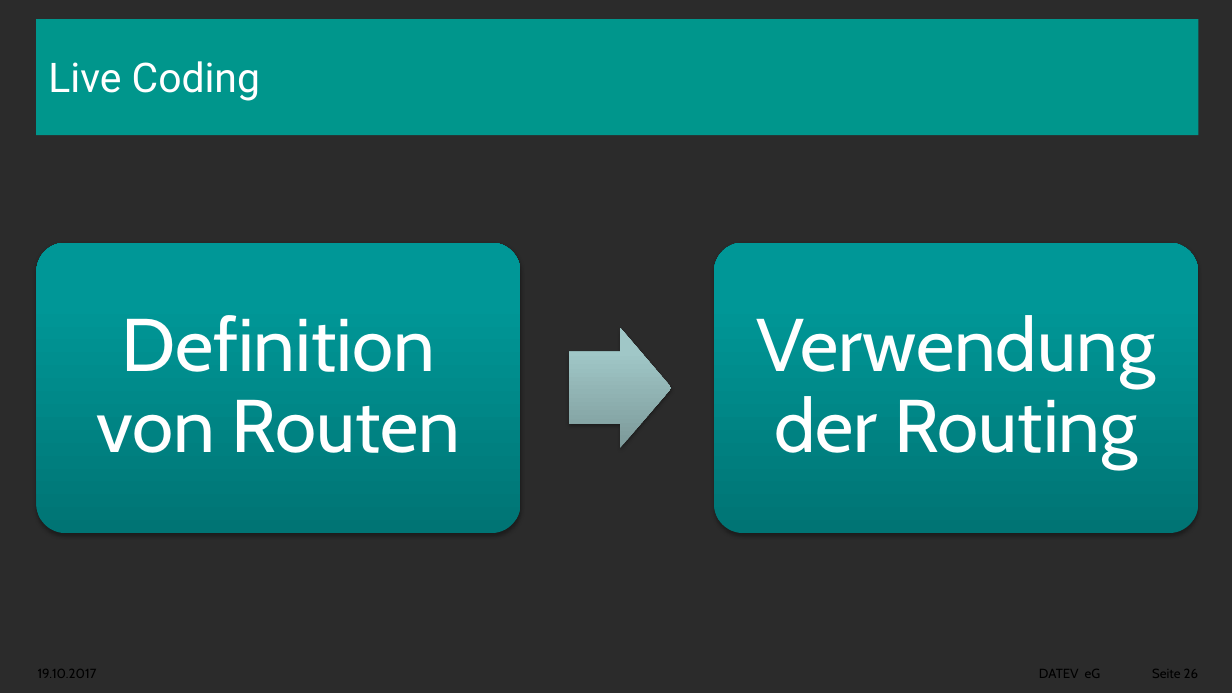
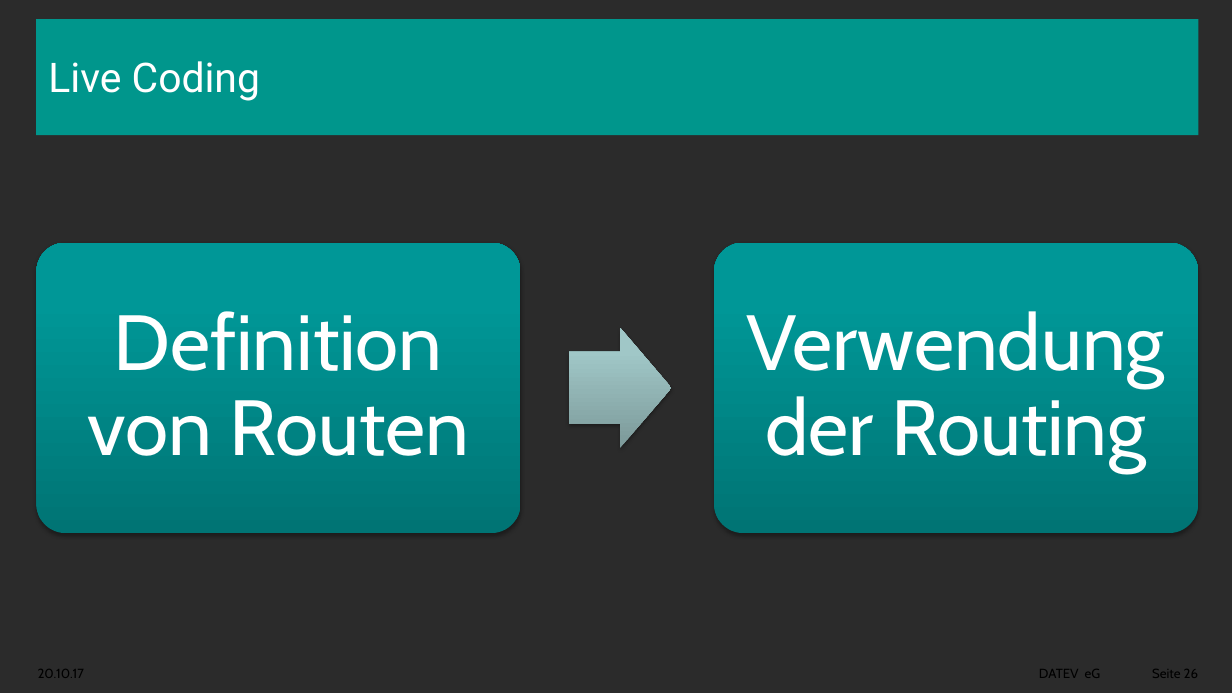
Before and after one commit to aawada78/angular-workshop, a slide deck: slide 26 of docs/Angular-Workshop-20.10.pptx. Drawn at 1232x693 pixels with LibreOffice and Linux fonts; fonts in the diff are those of the drawing; background and template pictures are left out; a plain dark background stands for a picture behind light text. Boxes give left, top, right and bottom in pixels: in the first picture for what was removed or moved away, otherwise in the second. Text is boxed around its words. In the diff, an @@ line names an element or a change of style, - is before the commit and + after.

```diff
--- a/docs/Angular-Workshop-20.10.pptx
+++ b/docs/Angular-Workshop-20.10.pptx
@@ text "Definition von Routen" at [87, 311, 469, 456]: size 62 to 65 pt; more space between paragraphs @@
@@ text "Verwendung der Routing" at [747, 311, 1165, 472]: size 62 to 65 pt; more space between paragraphs @@
@@ text at [38, 669, 85, 678]: text changed @@
-19.10.2017
+20.10.17
```
Also in this commit, not shown: 26 other slides changed.
